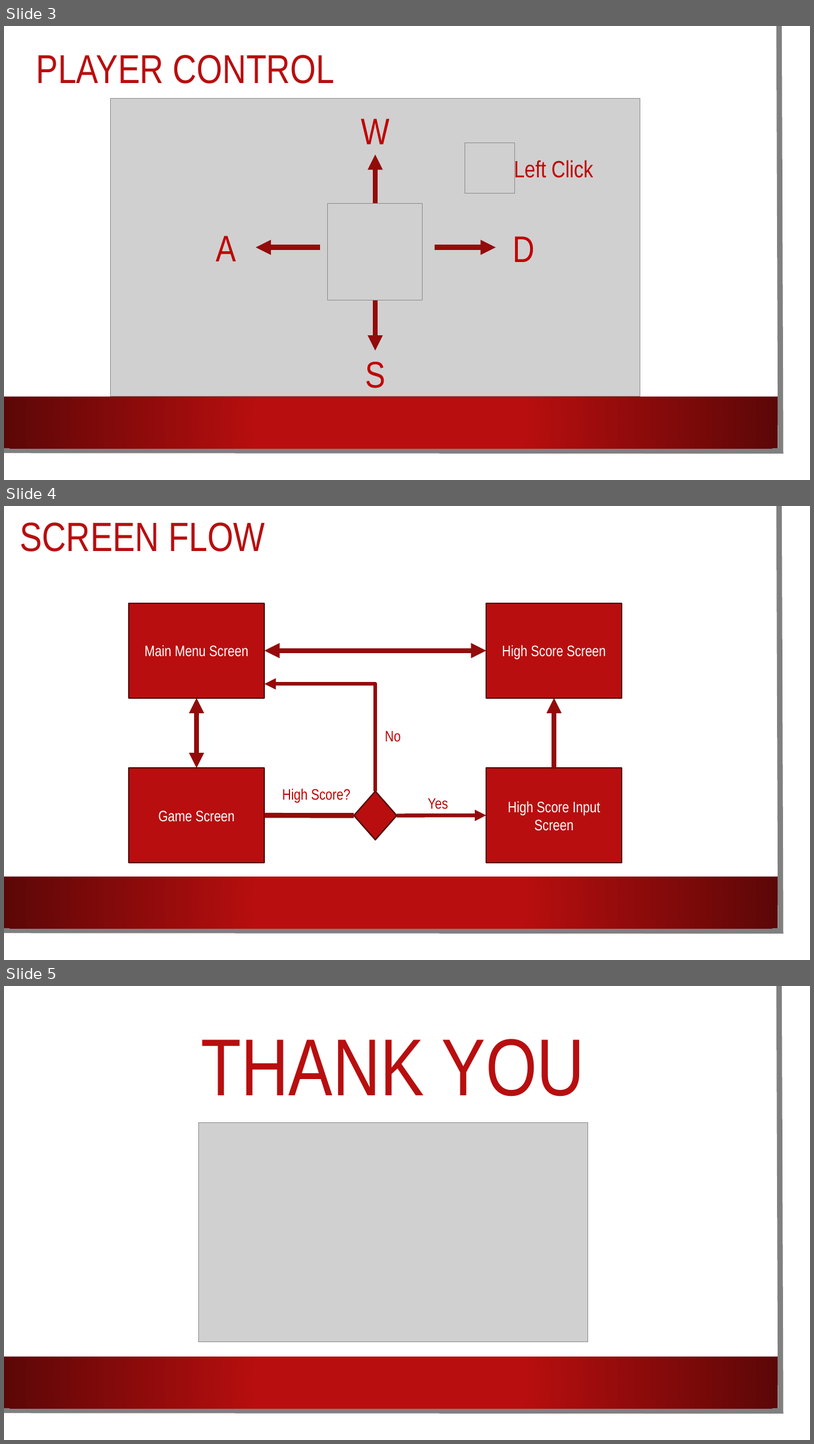
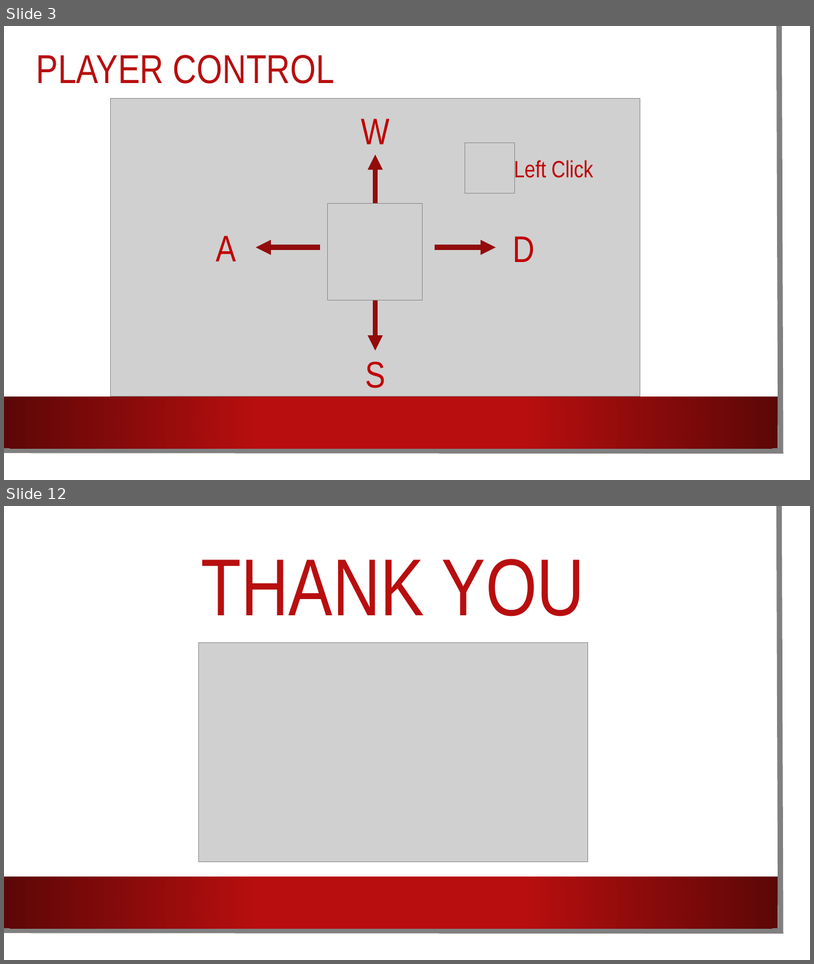
Before and after one commit to Teerapath-Keawratana/GameProject, a slide deck: Documents/PrototypePresentation.pptx. Shown one above the other, each under a label of ours: slides 3, 4 and 5 before the commit, slides 3 and 12 after it; the slides between them are not shown. The pictures are 814x1444 and 814x964 pixels, drawn with LibreOffice and Linux fonts; fonts in the diff are those of the drawing; grey boxes stand for pictures; background and template pictures are left out. Boxes give left, top, right and bottom in pixels: in the first picture for what was removed or moved away, otherwise in the second. Text is boxed around its words. In the diff, an @@ line names an element or a change of style, - is before the commit and + after.

```diff
--- a/Documents/PrototypePresentation.pptx
+++ b/Documents/PrototypePresentation.pptx
@@ slide 4 removed at [4, 506, 810, 960], background picture (left out); not listed: 3 template elements that a slide beside it also shows @@
@@ title removed at [20, 522, 265, 552] @@
-SCREEN FLOW
@@ rectangle removed at [129, 603, 265, 699] @@
-Main Menu Screen
@@ rectangle removed at [487, 603, 623, 699] @@
-High Score Screen
@@ double arrow removed from (265, 651) to (487, 651) @@
@@ elbow arrow removed from (375, 791) to (265, 684) @@
@@ double arrow removed from (197, 698) to (197, 768) @@
@@ arrow removed from (555, 768) to (555, 698) @@
@@ text removed at [385, 730, 401, 742] @@
-No
@@ rectangle removed at [129, 768, 265, 863] @@
-Game Screen
@@ rectangle removed at [487, 768, 623, 863] @@
-High Score Input Screen
@@ text removed at [282, 788, 350, 803] @@
-High Score?
@@ diamond removed at [354, 791, 397, 840] @@
@@ text removed at [428, 798, 449, 809] @@
-Yes
@@ line removed from (265, 815) to (354, 815) @@
@@ arrow removed from (397, 815) to (487, 815) @@
@@ what was slide 5 is now slide 12 @@
```
Also in this commit, not shown: 8 slides added, 2 other files.
